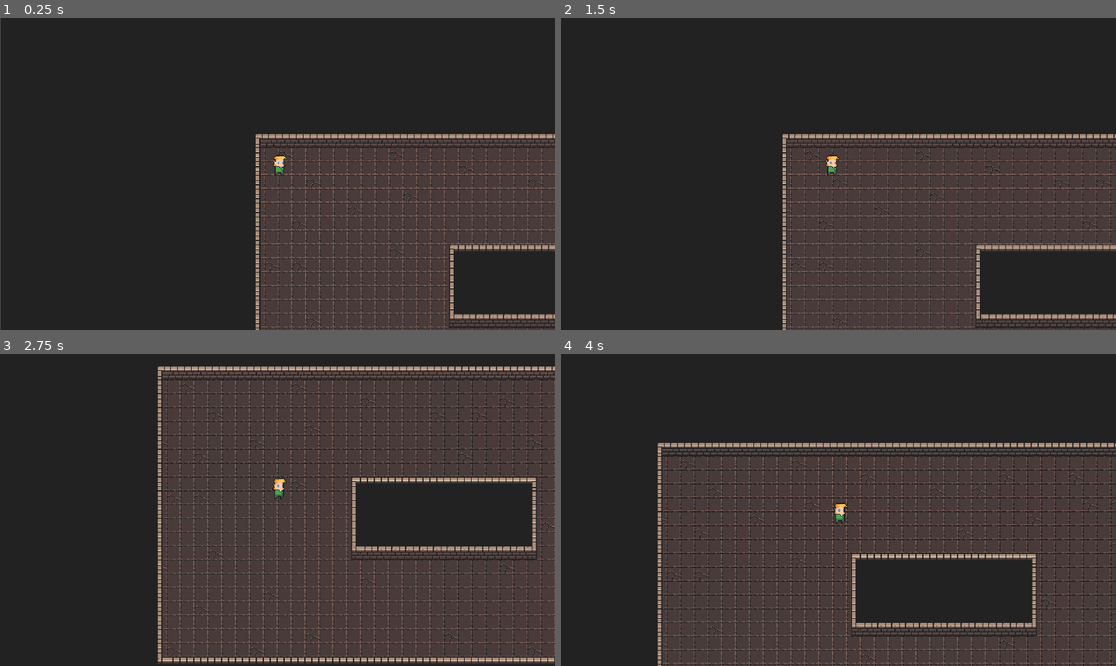
Above: before the commit, frames 1-4 (two rows, left to right).
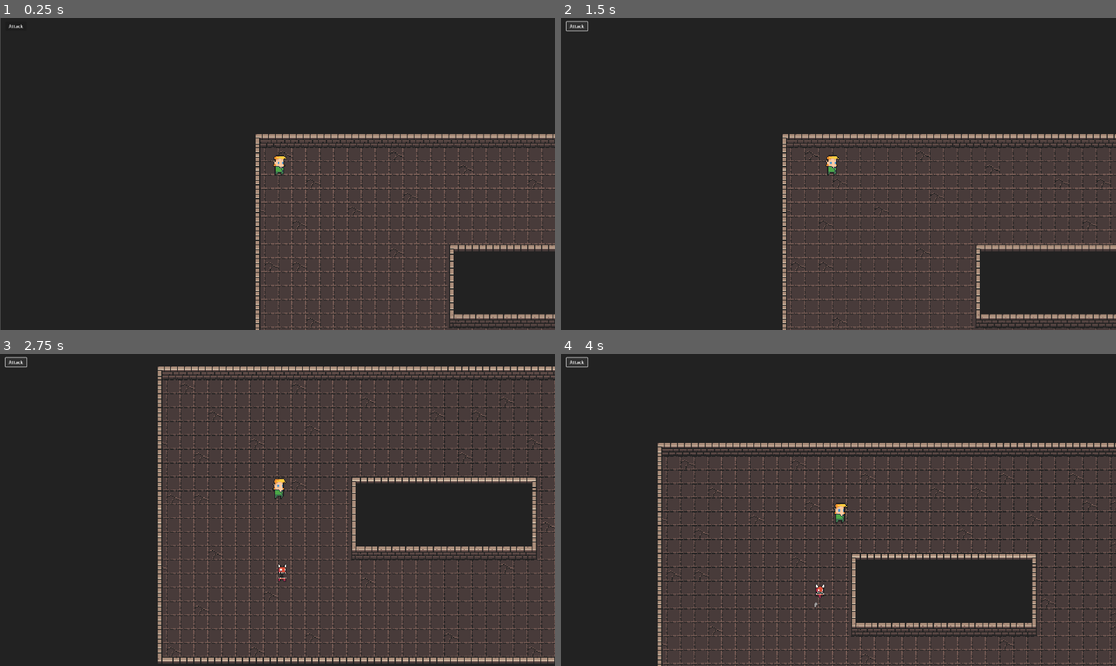
Above: after the commit, the same moments.

Repository: CaioFCSousa/Jogo-Trabalho-Faculdade
Game: Godot game, scene res://testes/Fase_teste_inimigos.tscn
The game is run twice, just before and just after one commit, with the same random seed, the same clock (stepped at 60 frames per second) and the same inputs.
Inputs (mouse positions are in pixels of both pictures, inside the frame that each line leads up to):
- Up to frame 1 (0.25 s): no input
- Up to frame 2 (1.5 s): click (577, 27) at 0.5 s, where only the run after the commit has a clickable "Attack"; tap Enter at 1.25 s; hold Right (ui_right) from 1.28 s (still down)
- Up to frame 3 (2.75 s): release Right (ui_right) at 2.03 s; hold Down (ui_down) from 2.03 s (still down)
- Up to frame 4 (4 s): release Down (ui_down) at 2.78 s; hold Right (ui_right) 2.78-3.53 s; hold Up (ui_up) from 3.53 s (still down)

The runs differ from the first frame. In frame 1, less than 0.1% of the frame differs, in the area x 1-5%, y 2-4%; in frame 2, less than 0.1%; in frame 3, 0.1%; in frame 4, 0.1%, in the area x 0-48%, y 0-82%.

Commit message:
adicionando conceitos para adicionar multiplos inimigos, alem de adicionar e melhorar alguns aspectos do inimigo 1

Diff:
--- /dev/null
+++ b/inimigos/EnemyBase.tscn
@@ -0,0 +1,49 @@
+[gd_scene format=3 uid="uid://cowohdl180f1v"]
+
+[ext_resource type="Script" uid="uid://b1itwo5ibx3a6" path="res://inimigos/enemy_base.gd" id="1_sx3ov"]
+
+[sub_resource type="CapsuleShape2D" id="CapsuleShape2D_sx3ov"]
+
+[sub_resource type="Gradient" id="Gradient_64jvp"]
+colors = PackedColorArray(0.5689727, 0.56897277, 0.5689727, 1, 0.7659574, 0.7659574, 0.7659574, 1)
+metadata/_snap_enabled = true
+
+[sub_resource type="GradientTexture1D" id="GradientTexture1D_6rn62"]
+gradient = SubResource("Gradient_64jvp")
+
+[sub_resource type="ParticleProcessMaterial" id="ParticleProcessMaterial_tq3wd"]
+particle_flag_disable_z = true
+initial_velocity_min = 10.0
+initial_velocity_max = 20.0
+gravity = Vector3(0, 0, 0)
+scale_min = 2.0
+scale_max = 2.0
+color_ramp = SubResource("GradientTexture1D_6rn62")
+
+[sub_resource type="CircleShape2D" id="CircleShape2D_64jvp"]
+
+[node name="CharacterBody2D" type="CharacterBody2D" unique_id=1988310782 groups=["enemies"]]
+script = ExtResource("1_sx3ov")
+
+[node name="AnimatedSprite2D" type="AnimatedSprite2D" parent="." unique_id=626016977]
+
+[node name="CollisionShape2D" type="CollisionShape2D" parent="." unique_id=1256439021]
+shape = SubResource("CapsuleShape2D_sx3ov")
+
+[node name="DustParticles" type="GPUParticles2D" parent="." unique_id=1446475692]
+position = Vector2(-1, 11)
+emitting = false
+amount = 5
+lifetime = 0.4
+speed_scale = 0.8
+explosiveness = 0.8
+randomness = 0.5
+process_material = SubResource("ParticleProcessMaterial_tq3wd")
+
+[node name="DetectionArea" type="Area2D" parent="." unique_id=119153934]
+
+[node name="CollisionShape2D" type="CollisionShape2D" parent="DetectionArea" unique_id=1646760851]
+shape = SubResource("CircleShape2D_64jvp")
+
+[connection signal="body_entered" from="DetectionArea" to="." method="_on_detection_area_body_entered"]
+[connection signal="body_exited" from="DetectionArea" to="." method="_on_detection_area_body_exited"]
--- /dev/null
+++ b/inimigos/MiniDemonio/MiniDemonio.tscn
@@ -0,0 +1,120 @@
+[gd_scene format=3 uid="uid://ckmw1jnw2kof1"]
+
+[ext_resource type="PackedScene" uid="uid://cowohdl180f1v" path="res://inimigos/EnemyBase.tscn" id="1_rdgv1"]
+[ext_resource type="Script" uid="uid://1r7wrqh4fmwf" path="res://inimigos/MiniDemonio/mini_demonio.gd" id="2_12wi1"]
+[ext_resource type="Texture2D" uid="uid://b0oe6mxfn3y1y" path="res://assets/0x72_DungeonTilesetII_v1.7/0x72_DungeonTilesetII_v1.7/frames/morte_inimigo_1/chort_idle_anim_f0.png" id="3_kxnbg"]
+[ext_resource type="Texture2D" uid="uid://cmv57c572wov1" path="res://assets/0x72_DungeonTilesetII_v1.7/0x72_DungeonTilesetII_v1.7/frames/morte_inimigo_1/chort_idle_anim_f1.png" id="4_8s410"]
+[ext_resource type="Texture2D" uid="uid://dvkkeskbxm3m4" path="res://assets/0x72_DungeonTilesetII_v1.7/0x72_DungeonTilesetII_v1.7/frames/morte_inimigo_1/chort_idle_anim_f2.png" id="5_7p732"]
+[ext_resource type="Texture2D" uid="uid://cawt0mqv1lpho" path="res://assets/0x72_DungeonTilesetII_v1.7/0x72_DungeonTilesetII_v1.7/frames/morte_inimigo_1/chort_idle_anim_f3.png" id="6_l1mv8"]
+[ext_resource type="Texture2D" uid="uid://43qr7j4lrm84" path="res://assets/0x72_DungeonTilesetII_v1.7/0x72_DungeonTilesetII_v1.7/frames/morte_inimigo_1/chort_idle_anim_f4.png" id="7_stq6p"]
+[ext_resource type="Texture2D" uid="uid://7kv1q44trn3p" path="res://assets/0x72_DungeonTilesetII_v1.7/0x72_DungeonTilesetII_v1.7/frames/morte_inimigo_1/chort_idle_anim_f5.png" id="8_dqlox"]
+[ext_resource type="Texture2D" uid="uid://bn6seo2ecrsp8" path="res://assets/0x72_DungeonTilesetII_v1.7/0x72_DungeonTilesetII_v1.7/frames/morte_inimigo_1/chort_idle_anim_f6.png" id="9_y34ml"]
+[ext_resource type="Texture2D" uid="uid://n51cg557yyb2" path="res://assets/0x72_DungeonTilesetII_v1.7/0x72_DungeonTilesetII_v1.7/frames/morte_inimigo_1/chort_idle_anim_f7.png" id="10_7ro48"]
+[ext_resource type="Texture2D" uid="uid://chh7kfutap6nf" path="res://assets/0x72_DungeonTilesetII_v1.7/0x72_DungeonTilesetII_v1.7/frames/morte_inimigo_1/chort_idle_anim_f8.png" id="11_mxyu6"]
+[ext_resource type="Texture2D" uid="uid://dkjjl50obbff5" path="res://assets/0x72_DungeonTilesetII_v1.7/0x72_DungeonTilesetII_v1.7/frames/morte_inimigo_1/chort_idle_anim_f9.png" id="12_evnou"]
+[ext_resource type="Texture2D" uid="uid://c4ck6mnjq17u3" path="res://assets/0x72_DungeonTilesetII_v1.7/0x72_DungeonTilesetII_v1.7/frames/chort_idle_anim_f0.png" id="13_4t3fc"]
+[ext_resource type="Texture2D" uid="uid://d3kkyvytp3fnw" path="res://assets/0x72_DungeonTilesetII_v1.7/0x72_DungeonTilesetII_v1.7/frames/chort_idle_anim_f1.png" id="14_ga7p0"]
+[ext_resource type="Texture2D" uid="uid://c6thkuirycbe2" path="res://assets/0x72_DungeonTilesetII_v1.7/0x72_DungeonTilesetII_v1.7/frames/chort_idle_anim_f2.png" id="15_n6hin"]
+[ext_resource type="Texture2D" uid="uid://b7j2evaoj8fhm" path="res://assets/0x72_DungeonTilesetII_v1.7/0x72_DungeonTilesetII_v1.7/frames/chort_idle_anim_f3.png" id="16_sb211"]
+[ext_resource type="Texture2D" uid="uid://lugvvfbr8txk" path="res://assets/0x72_DungeonTilesetII_v1.7/0x72_DungeonTilesetII_v1.7/frames/chort_run_anim_f0.png" id="17_l5qrj"]
+[ext_resource type="Texture2D" uid="uid://c3krjo86b8r02" path="res://assets/0x72_DungeonTilesetII_v1.7/0x72_DungeonTilesetII_v1.7/frames/chort_run_anim_f1.png" id="18_54ido"]
+[ext_resource type="Texture2D" uid="uid://c26a2irgjnbt7" path="res://assets/0x72_DungeonTilesetII_v1.7/0x72_DungeonTilesetII_v1.7/frames/chort_run_anim_f2.png" id="19_4j626"]
+[ext_resource type="Texture2D" uid="uid://cv24q031okq20" path="res://assets/0x72_DungeonTilesetII_v1.7/0x72_DungeonTilesetII_v1.7/frames/chort_run_anim_f3.png" id="20_xprhg"]
+
+[sub_resource type="SpriteFrames" id="SpriteFrames_6pw86"]
+animations = [{
+"frames": [{
+"duration": 1.0,
+"texture": ExtResource("3_kxnbg")
+}, {
+"duration": 1.0,
+"texture": ExtResource("4_8s410")
+}, {
+"duration": 1.0,
+"texture": ExtResource("5_7p732")
+}, {
+"duration": 1.0,
+"texture": ExtResource("6_l1mv8")
+}, {
+"duration": 1.0,
+"texture": ExtResource("7_stq6p")
+}, {
+"duration": 1.0,
+"texture": ExtResource("8_dqlox")
+}, {
+"duration": 1.0,
+"texture": ExtResource("9_y34ml")
+}, {
+"duration": 1.0,
+"texture": ExtResource("10_7ro48")
+}, {
+"duration": 1.0,
+"texture": ExtResource("11_mxyu6")
+}, {
+"duration": 1.0,
+"texture": ExtResource("12_evnou")
+}],
+"loop": false,
+"name": &"death",
+"speed": 10.0
+}, {
+"frames": [{
+"duration": 1.0,
+"texture": ExtResource("13_4t3fc")
+}, {
+"duration": 1.0,
+"texture": ExtResource("14_ga7p0")
+}, {
+"duration": 1.0,
+"texture": ExtResource("15_n6hin")
+}, {
+"duration": 1.0,
+"texture": ExtResource("16_sb211")
+}],
+"loop": true,
+"name": &"idle",
+"speed": 10.0
+}, {
+"frames": [{
+"duration": 1.0,
+"texture": ExtResource("17_l5qrj")
+}, {
+"duration": 1.0,
+"texture": ExtResource("18_54ido")
+}, {
+"duration": 1.0,
+"texture": ExtResource("19_4j626")
+}, {
+"duration": 1.0,
+"texture": ExtResource("20_xprhg")
+}],
+"loop": true,
+"name": &"walk",
+"speed": 10.0
+}]
+
+[sub_resource type="CapsuleShape2D" id="CapsuleShape2D_oxbcw"]
+radius = 4.0
+height = 14.0
+
+[sub_resource type="CircleShape2D" id="CircleShape2D_fngkr"]
+radius = 82.37718
+
+[node name="MiniDemonio" unique_id=1988310782 instance=ExtResource("1_rdgv1")]
+collision_layer = 2
+script = ExtResource("2_12wi1")
+
+[node name="AnimatedSprite2D" parent="." index="0" unique_id=626016977]
+sprite_frames = SubResource("SpriteFrames_6pw86")
+animation = &"walk"
+
+[node name="CollisionShape2D" parent="." index="1" unique_id=1256439021]
+position = Vector2(0, 4)
+shape = SubResource("CapsuleShape2D_oxbcw")
+
+[node name="DetectionArea" parent="." index="3" unique_id=119153934]
+position = Vector2(0, 4)
+collision_layer = 0
+
+[node name="CollisionShape2D" parent="DetectionArea" index="0" unique_id=1646760851]
+shape = SubResource("CircleShape2D_fngkr")
--- /dev/null
+++ b/inimigos/MiniDemonio/mini_demonio.gd
@@ -0,0 +1,29 @@
+extends Enemy
+
+@onready var dust_particles = $DustParticles
+
+func move_logic(delta):
+	super.move_logic(delta)
+
+	if player and dust_particles:
+		if !dust_particles.emitting:
+			dust_particles.emitting = true
+
+		var direction_x = (player.global_position - global_position).x
+		dust_particles.position.x = -2 if direction_x > 0 else 2
+
+func idle_logic(delta):
+	super.idle_logic(delta)
+	if dust_particles and dust_particles.emitting:
+		dust_particles.emitting = false
+
+func die():
+	if dust_particles:
+		dust_particles.emitting = false
+	super.die()
+
+func _on_detection_area_body_entered(body):
+	super._on_detection_area_body_entered(body)
+
+func _on_detection_area_body_exited(body):
+	super._on_detection_area_body_exited(body)
--- a/inimigos/Slime/Slime.gd
+++ /dev/null
@@ -1,43 +0,0 @@
-extends CharacterBody2D
-
-@export var speed = 80.0
-@export var accel = 7.0
-
-# Referência ao nó de animação (o nome deve ser igual ao da árvore de nós)
-@onready var anim = $AnimatedSprite2D
-
-var player = null
-var chasing = false
-
-func _physics_process(delta):
-	if chasing and player:
-		var direction = (player.global_position - global_position).normalized()
-		velocity = velocity.lerp(direction * speed, accel * delta)
-
-		# Toca a animação de andar
-		anim.play("walk")
-
-		# Vira o sprite para o lado certo
-		if direction.x > 0:
-			anim.flip_h = false
-		elif direction.x < 0:
-			anim.flip_h = true
-	else:
-		velocity = velocity.lerp(Vector2.ZERO, accel * delta)
-
-		# Se estiver quase parado, toca a animação de parado (idle)
-		if velocity.length() < 10:
-			anim.play("idle")
-
-	move_and_slide()
-
-# Sinais de detecção (os mesmos de antes)
-func _on_detection_area_body_entered(body):
-	if body.name == "Player":
-		player = body
-		chasing = true
-
-func _on_detection_area_body_exited(body):
-	if body.name == "Player":
-		player = null
-		chasing = false
--- a/inimigos/Slime/Slime.tscn
+++ /dev/null
@@ -1,78 +0,0 @@
-[gd_scene format=3 uid="uid://dy1qi8v50xcxj"]
-
-[ext_resource type="Script" uid="uid://1r7wrqh4fmwf" path="res://inimigos/Slime/Slime.gd" id="1_ouodb"]
-[ext_resource type="Texture2D" uid="uid://c4ck6mnjq17u3" path="res://assets/0x72_DungeonTilesetII_v1.7/0x72_DungeonTilesetII_v1.7/frames/chort_idle_anim_f0.png" id="2_c7iyd"]
-[ext_resource type="Texture2D" uid="uid://d3kkyvytp3fnw" path="res://assets/0x72_DungeonTilesetII_v1.7/0x72_DungeonTilesetII_v1.7/frames/chort_idle_anim_f1.png" id="3_6rn62"]
-[ext_resource type="Texture2D" uid="uid://c6thkuirycbe2" path="res://assets/0x72_DungeonTilesetII_v1.7/0x72_DungeonTilesetII_v1.7/frames/chort_idle_anim_f2.png" id="4_k4xrd"]
-[ext_resource type="Texture2D" uid="uid://b7j2evaoj8fhm" path="res://assets/0x72_DungeonTilesetII_v1.7/0x72_DungeonTilesetII_v1.7/frames/chort_idle_anim_f3.png" id="5_gl20q"]
-[ext_resource type="Texture2D" uid="uid://lugvvfbr8txk" path="res://assets/0x72_DungeonTilesetII_v1.7/0x72_DungeonTilesetII_v1.7/frames/chort_run_anim_f0.png" id="6_tydxi"]
-[ext_resource type="Texture2D" uid="uid://c3krjo86b8r02" path="res://assets/0x72_DungeonTilesetII_v1.7/0x72_DungeonTilesetII_v1.7/frames/chort_run_anim_f1.png" id="7_yppf6"]
-[ext_resource type="Texture2D" uid="uid://c26a2irgjnbt7" path="res://assets/0x72_DungeonTilesetII_v1.7/0x72_DungeonTilesetII_v1.7/frames/chort_run_anim_f2.png" id="8_u4yxy"]
-[ext_resource type="Texture2D" uid="uid://cv24q031okq20" path="res://assets/0x72_DungeonTilesetII_v1.7/0x72_DungeonTilesetII_v1.7/frames/chort_run_anim_f3.png" id="9_3o7mc"]
-
-[sub_resource type="CircleShape2D" id="CircleShape2D_vd7be"]
-radius = 5.0990195
-
-[sub_resource type="CircleShape2D" id="CircleShape2D_ccyhi"]
-radius = 113.03982
-
-[sub_resource type="SpriteFrames" id="SpriteFrames_li7na"]
-animations = [{
-"frames": [{
-"duration": 1.0,
-"texture": ExtResource("2_c7iyd")
-}, {
-"duration": 1.0,
-"texture": ExtResource("3_6rn62")
-}, {
-"duration": 1.0,
-"texture": ExtResource("4_k4xrd")
-}, {
-"duration": 1.0,
-"texture": ExtResource("5_gl20q")
-}],
-"loop": true,
-"name": &"idle",
-"speed": 10.0
-}, {
-"frames": [{
-"duration": 1.0,
-"texture": ExtResource("6_tydxi")
-}, {
-"duration": 1.0,
-"texture": ExtResource("7_yppf6")
-}, {
-"duration": 1.0,
-"texture": ExtResource("8_u4yxy")
-}, {
-"duration": 1.0,
-"texture": ExtResource("9_3o7mc")
-}],
-"loop": true,
-"name": &"walk",
-"speed": 10.0
-}]
-
-[node name="Slime" type="CharacterBody2D" unique_id=44019467]
-collision_layer = 4
-collision_mask = 7
-script = ExtResource("1_ouodb")
-
-[node name="CollisionShape2D" type="CollisionShape2D" parent="." unique_id=1971847145]
-shape = SubResource("CircleShape2D_vd7be")
-
-[node name="DetectionArea" type="Area2D" parent="." unique_id=1117527410]
-collision_layer = 2
-collision_mask = 2
-
-[node name="CollisionShape2D" type="CollisionShape2D" parent="DetectionArea" unique_id=1476650580]
-position = Vector2(-1, -3)
-shape = SubResource("CircleShape2D_ccyhi")
-
-[node name="AnimatedSprite2D" type="AnimatedSprite2D" parent="." unique_id=1507804296]
-sprite_frames = SubResource("SpriteFrames_li7na")
-animation = &"idle"
-frame_progress = 0.26495904
-
-[connection signal="body_entered" from="DetectionArea" to="." method="_on_detection_area_body_entered"]
-[connection signal="body_exited" from="DetectionArea" to="." method="_on_detection_area_body_exited"]
--- /dev/null
+++ b/inimigos/enemy_base.gd
@@ -0,0 +1,68 @@
+extends CharacterBody2D
+class_name Enemy
+
+@export_group("Atributos")
+@export var speed = 80.0
+@export var max_health = 3
+@export var accel = 7.0
+
+@onready var anim = $AnimatedSprite2D
+
+var current_health = 0
+var is_dead = false
+var player = null
+var chasing = false
+
+func _ready():
+	current_health = max_health
+
+func _physics_process(delta):
+	if is_dead: return
+
+	if chasing and player:
+		move_logic(delta)
+	else:
+		idle_logic(delta)
+
+	move_and_slide()
+
+func move_logic(delta):
+	if player:
+		var direction = (player.global_position - global_position).normalized()
+		velocity = velocity.lerp(direction * speed, accel * delta)
+		anim.play("walk")
+		anim.flip_h = direction.x < 0
+
+func idle_logic(delta):
+	velocity = velocity.lerp(Vector2.ZERO, accel * delta)
+	anim.play("idle")
+
+func take_damage(amount):
+	if is_dead: return
+	current_health -= amount
+	flash_red()
+	if current_health <= 0:
+		die()
+
+func flash_red():
+	anim.modulate = Color.RED
+	await get_tree().create_timer(0.1).timeout
+	anim.modulate = Color.WHITE
+
+func die():
+	is_dead = true
+	anim.play("death")
+	if has_node("CollisionShape2D"):
+		$CollisionShape2D.set_deferred("disabled", true)
+	await anim.animation_finished
+	queue_free()
+
+func _on_detection_area_body_entered(body):
+	if body.name == "Player":
+		player = body
+		chasing = true
+
+func _on_detection_area_body_exited(body):
+	if body.name == "Player":
+		player = null
+		chasing = false
--- a/player/Player.tscn
+++ b/player/Player.tscn
@@ -12,8 +12,7 @@
 height = 24.0
 
 [node name="Player" type="CharacterBody2D" unique_id=1669864934 groups=["player"]]
-collision_layer = 2
-collision_mask = 5
+collision_mask = 3
 script = ExtResource("1_3c3w1")
 
 [node name="Sprite2D" type="Sprite2D" parent="." unique_id=1572453734]
--- a/testes/Fase_teste_inimigos.tscn
+++ b/testes/Fase_teste_inimigos.tscn
@@ -1,12 +1,13 @@
 [gd_scene format=4 uid="uid://bq866arfaesbp"]
 
-[ext_resource type="PackedScene" uid="uid://dy1qi8v50xcxj" path="res://inimigos/Slime/Slime.tscn" id="1_03x58"]
 [ext_resource type="Texture2D" uid="uid://c7o3kef4bslkx" path="res://assets/0x72_DungeonTilesetII_v1.7/0x72_DungeonTilesetII_v1.7/atlas_walls_low-16x16.png" id="1_h5oxa"]
 [ext_resource type="PackedScene" uid="uid://dgy0m6tihxit4" path="res://player/Player.tscn" id="2_0qek0"]
 [ext_resource type="Texture2D" uid="uid://djl3oafhw8ukr" path="res://assets/0x72_DungeonTilesetII_v1.7/0x72_DungeonTilesetII_v1.7/atlas_walls_high-16x32.png" id="2_x6vcw"]
 [ext_resource type="Texture2D" uid="uid://c6htynyltfq53" path="res://assets/0x72_DungeonTilesetII_v1.7/0x72_DungeonTilesetII_v1.7/atlas_floor-16x16.png" id="3_j4pun"]
 [ext_resource type="Texture2D" uid="uid://bjuvf7hcr4e77" path="res://assets/0x72_DungeonTilesetII_v1.7/0x72_DungeonTilesetII_v1.7/0x72_DungeonTilesetII_v1.7.png" id="4_6ly73"]
 [ext_resource type="Script" uid="uid://dxq2aqiv4fh0x" path="res://testes/camera_2d.gd" id="6_j4pun"]
+[ext_resource type="PackedScene" uid="uid://ckmw1jnw2kof1" path="res://inimigos/MiniDemonio/MiniDemonio.tscn" id="8_4iawk"]
+[ext_resource type="Script" uid="uid://t66s6vb7d83q" path="res://testes/button.gd" id="8_xodga"]
 
 [sub_resource type="TileSetAtlasSource" id="TileSetAtlasSource_xodga"]
 texture = ExtResource("1_h5oxa")
@@ -1064,5 +1065,22 @@
 acceleration = 5.0
 look_ahead_factor = 0.1
 
-[node name="Slime" parent="." unique_id=44019467 instance=ExtResource("1_03x58")]
-position = Vector2(522, 270)
+[node name="CanvasLayer" type="CanvasLayer" parent="." unique_id=289273074]
+
+[node name="Button" type="Button" parent="CanvasLayer" unique_id=1620737456]
+anchors_preset = -1
+anchor_left = -0.148
+anchor_top = -0.13100001
+anchor_right = -0.11000001
+anchor_bottom = -0.102000006
+offset_left = 303.16
+offset_top = 154.48001
+offset_right = 303.2
+offset_bottom = 154.16
+text = "Attack"
+script = ExtResource("8_xodga")
+
+[node name="MiniDemonio" parent="." unique_id=1988310782 instance=ExtResource("8_4iawk")]
+position = Vector2(149, 224)
+
+[connection signal="pressed" from="CanvasLayer/Button" to="CanvasLayer/Button" method="_on_pressed"]
--- /dev/null
+++ b/testes/button.gd
@@ -0,0 +1,13 @@
+extends Button
+
+# REMOVA o _process daqui, senão ele ataca sem parar!
+
+func _on_pressed(): # O Godot 4 usa 'pressed' para o sinal do botão
+	var inimigos = get_tree().get_nodes_in_group("enemies")
+
+	if inimigos.size() > 0:
+		var inimigo = inimigos[0]
+		if inimigo.has_method("take_damage"):
+			inimigo.take_damage(1)
+	else:
+		print("Nenhum inimigo vivo no grupo 'enemies'!")
Binary file added: assets/0x72_DungeonTilesetII_v1.7/0x72_DungeonTilesetII_v1.7/frames/morte_inimigo_1/chort_idle_anim_f0.png
Not shown, added: assets/0x72_DungeonTilesetII_v1.7/0x72_DungeonTilesetII_v1.7/frames/morte_inimigo_1/chort_idle_anim_f0.png.import
Binary file added: assets/0x72_DungeonTilesetII_v1.7/0x72_DungeonTilesetII_v1.7/frames/morte_inimigo_1/chort_idle_anim_f1.png
Not shown, added: assets/0x72_DungeonTilesetII_v1.7/0x72_DungeonTilesetII_v1.7/frames/morte_inimigo_1/chort_idle_anim_f1.png.import
Binary file added: assets/0x72_DungeonTilesetII_v1.7/0x72_DungeonTilesetII_v1.7/frames/morte_inimigo_1/chort_idle_anim_f2.png
Not shown, added: assets/0x72_DungeonTilesetII_v1.7/0x72_DungeonTilesetII_v1.7/frames/morte_inimigo_1/chort_idle_anim_f2.png.import
Binary file added: assets/0x72_DungeonTilesetII_v1.7/0x72_DungeonTilesetII_v1.7/frames/morte_inimigo_1/chort_idle_anim_f3.png
Not shown, added: assets/0x72_DungeonTilesetII_v1.7/0x72_DungeonTilesetII_v1.7/frames/morte_inimigo_1/chort_idle_anim_f3.png.import
Binary file added: assets/0x72_DungeonTilesetII_v1.7/0x72_DungeonTilesetII_v1.7/frames/morte_inimigo_1/chort_idle_anim_f4.png
Not shown, added: assets/0x72_DungeonTilesetII_v1.7/0x72_DungeonTilesetII_v1.7/frames/morte_inimigo_1/chort_idle_anim_f4.png.import
Binary file added: assets/0x72_DungeonTilesetII_v1.7/0x72_DungeonTilesetII_v1.7/frames/morte_inimigo_1/chort_idle_anim_f5.png
Not shown, added: assets/0x72_DungeonTilesetII_v1.7/0x72_DungeonTilesetII_v1.7/frames/morte_inimigo_1/chort_idle_anim_f5.png.import
(and 26 more such lines)
